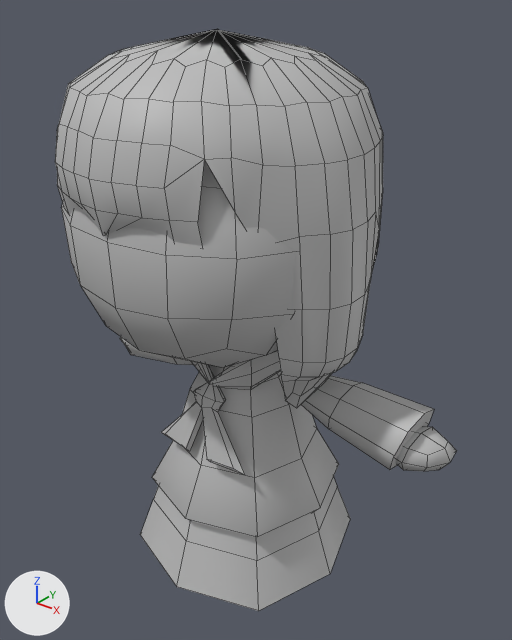
Before and after pictures for a commit that changed the FBX model Assets/PROTO/Assets/syujinkou.fbx.
One viewpoint serves both versions: a 50 mm camera at (0.0285, -0.034, 0.0246) aimed at (0.001, 0.0004, 0.0032). Every picture has the same lights, and +X, +Y and +Z are marked at lower left. Mesh edges are drawn as thin lines. Where no turn or scale is listed for an object, it has been applied to the vertices.
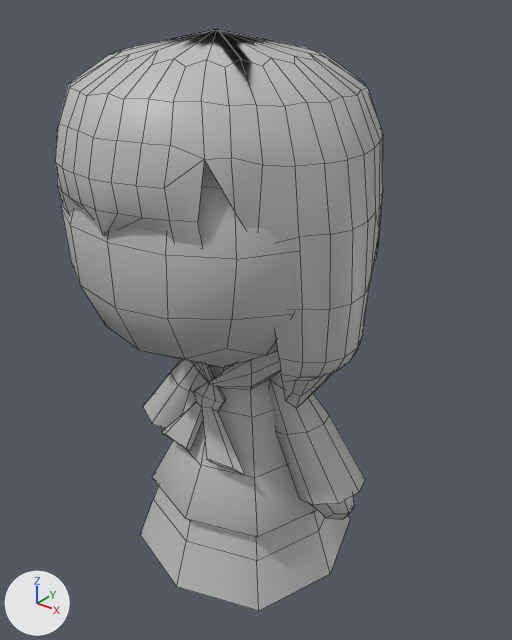
What the commit changed:
me_mesh_002 has 50 vertices, 42 faces and spans x -2.48..0.54, y -0.29..0.73, z -0.26..0.27.
me_mesh_002 is used by ob_pcube3; location (0.00808, 0.00112, -0.00487); rotation (1.571, 0.182, -0.00135), in degrees (90, 10, -0.1); scale (0.00849, 0.00848, 0.00848).
me_mesh_002 part 2: the loose piece of 25 vertices spanning x -0.67..0.54, y 0.2..0.73, z -0.26..0.27 is turned -52.9 degrees about the z axis through its middle, then moved by (-0.21, -0.39, 0.0).
me_mesh_002 part 3: the loose piece of 25 vertices spanning x -2.48..-1.21, y -0.29..0.33, z -0.26..0.27 is turned 52.9 degrees about the z axis through its middle, then moved by (0.37, -0.27, 0.0).
me_mesh_003 has 52 vertices, 48 faces and spans x -0.0269..0.0029, y -0.0016..0.0016, z 0.0039..0.0068.
me_mesh_003 is used by ob_pcube4; location (0.01265, 0.00112, -0.00775).
me_mesh_003 part 1: the loose piece of 26 vertices spanning x -0.0012..0.0029, y -0.0016..0.0016, z 0.004..0.0068 is turned 52.9 degrees about the y axis through its middle, then moved by (-0.0056, 0.0, -0.0066).
Object 'pCube3' (ob_pcube3) moves from (0.00808, 0.00112, -0.00487) to (0.00808, 0.0, -0.00413).
Object 'pCube3' (ob_pcube3) turns from (90, 10, -0.1) to (90, 10, 0) degrees about x, y and z.
Object 'pCube4' (ob_pcube4) moves from (0.01265, 0.00112, -0.00775) to (0.01265, 0.0, -0.00701).

Changed parts and their boxes (x1, y1, x2, y2) in the pictures (512 x 640 px; the box of a moved part takes in the faces that stretch with it):
'pCube3', reshaped, moved, turned: before (121, 337, 434, 470); after (143, 359, 365, 505)
'pCube4', reshaped, moved: before (120, 336, 457, 471); after (161, 428, 354, 519)
part 1 of me_mesh_003, moved or reshaped: before (396, 426, 457, 471); after (309, 495, 354, 519)
part 2 of me_mesh_002, moved or reshaped: before (301, 376, 434, 470); after (269, 371, 365, 505)
part 3 of me_mesh_002, moved or reshaped: before (121, 337, 194, 365); after (143, 359, 199, 429)
